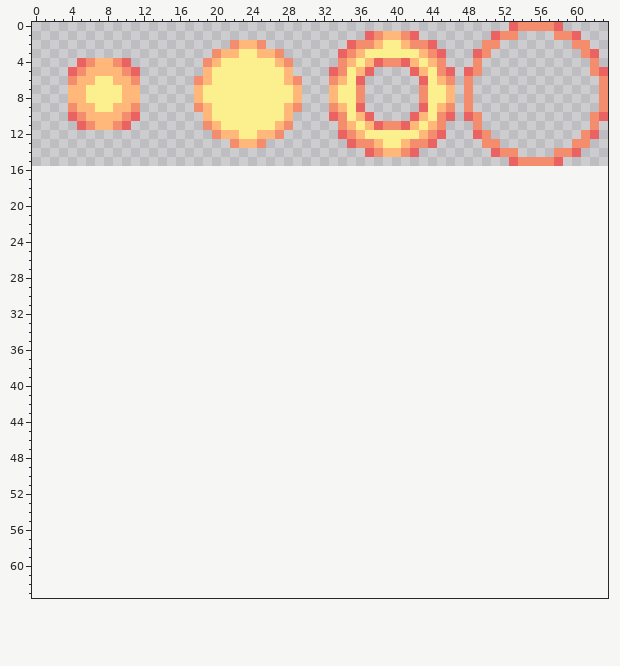
Edited in one commit: pixel-art sprite (Images/spritemaps/fx.png). Above is the file before it was changed.
The file is 64x16 pixels. The old version is drawn lined up with the new one, on the new canvas.
The result:
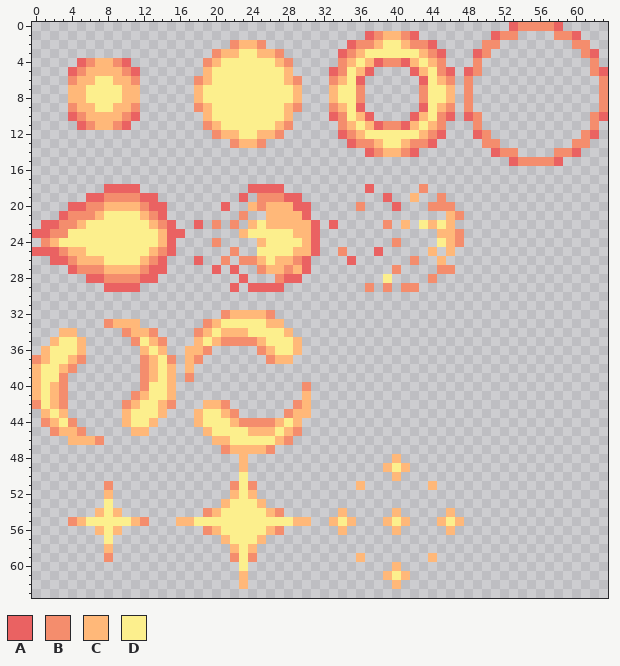
Palette (. is transparent): A #ea6262  B #f48d6d  C #ffb879  D #fcef8d
From old to new:
canvas 64x16 -> 64x64
Changed rows in their new state; - is an unchanged pixel.
first column x 0:
18 --------AAAA------------AAAA---------A-----B----
19 ------AABBBBAA---------A-BBBAA---------A--C--B--
20 ----AABBCCCCBAA------A--CBCCCAA-----B---A---BBB-
21 ---ABBBCDDDDCBA--------B--CCCCA---------------CB
22 -AABBCDDDDDDDCBA--A-B-B-CDCCCCCA-A-----B-C-DCDC-
23 AABBDDDDDDDDDDCAA------CDDDDDCCA-------------CCB
24 -BCDDDDDDDDDDDCA----B----CDDDDCA--------B----DCB
25 AAABCCDDDDDDDCBA------B--DDDDCCA--B---A-----C-C-
26 --AABCCCDDDDCBA---A--B-BBCDCCBA----A------B--C--
27 ----ABBBCCCCBAA-----A-A--BCCBCA---------B----BB-
28 ------AABBBBAA---------A---BAA---------D----B---
29 --------AAAA----------A-AAAA---------B-B-BB-----
32 ---------------------BCCCCB---------------------
33 --------BCCC-------BCDDDDDCC--------------------
34 ---CC-----BCCB----BCDCCCDDDDC-------------------
35 --CDDC-----BDCB---CDCBBBBCDDDC------------------
36 -CDDDC------CDC--CCB-----BCDDC------------------
37 BCDDCB------BCDB-CB-------BCC-------------------
38 CDDCB-------BCDC-C------------------------------
39 CDDB--------BCDC-B------------------------------
40 CDCB--------BDDC--------------B-----------------
41 CDCB-------BCDDC--------------C-----------------
42 BDCB------BCDDCB---CCB-------BC-----------------
43 -CDC------CDDDC---CDDCB-----BCC-----------------
44 -BCDB-----CDDC----CDDDCBBBBCDC------------------
45 --BCCB-----CC------CDDDDCCCDCB------------------
46 ----CCCB------------CCDDDDDCB-------------------
47 ---------------------BCCCCB---------------------
48 -----------------------C----------------C-------
49 -----------------------C---------------CDC------
50 -----------------------D----------------C-------
51 --------B-------------BDB-----------C-------C---
52 --------C-------------CDC-----------------------
53 --------D------------CDDDC----------------------
54 -------CDC---------BCDDDDDCB------C-----C-----C-
55 ----BCDDDDDCB---CCDDDDDDDDDDDCC--CDC---CDC---CDC
56 -------CDC---------BCDDDDDCB------C-----C-----C-
57 --------D------------CDDDC----------------------
58 --------C-------------CDC-----------------------
59 --------B-------------BDB-----------C-------C---
60 -----------------------D----------------C-------
61 -----------------------C---------------CDC------
62 -----------------------C----------------C-------
